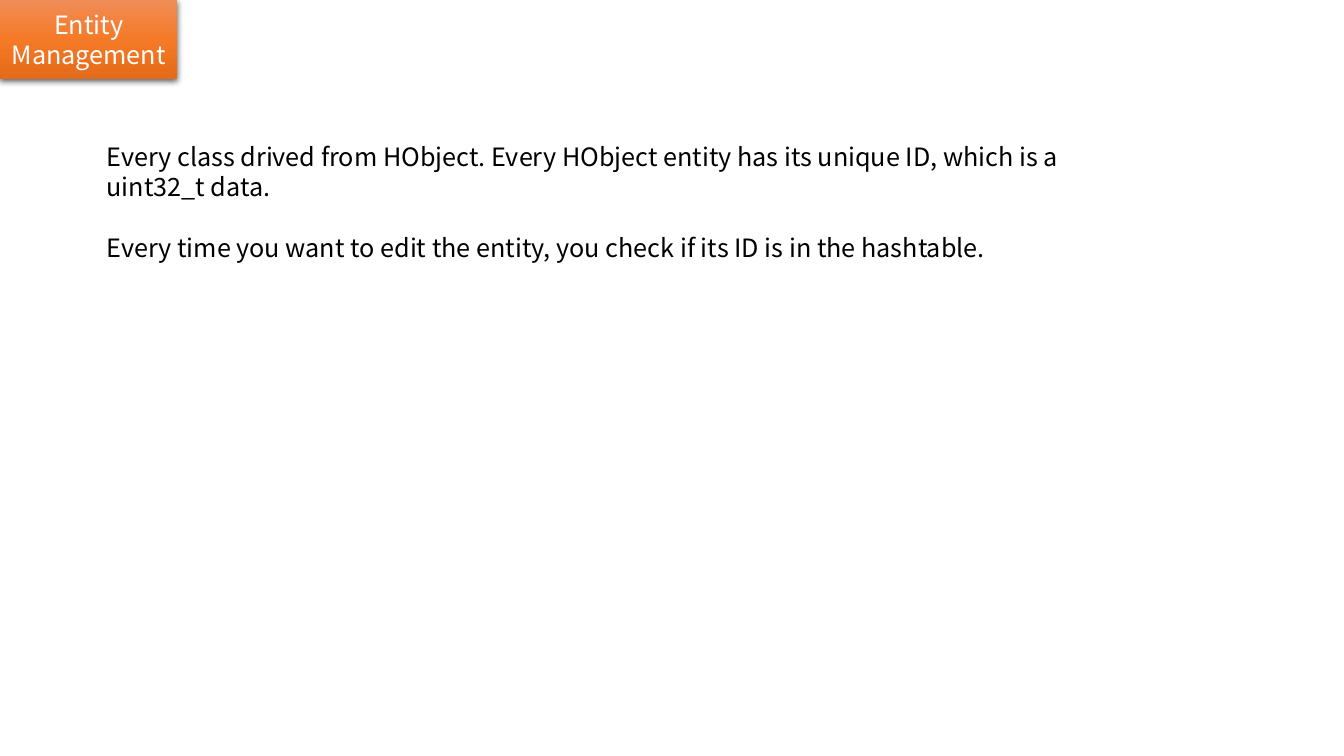
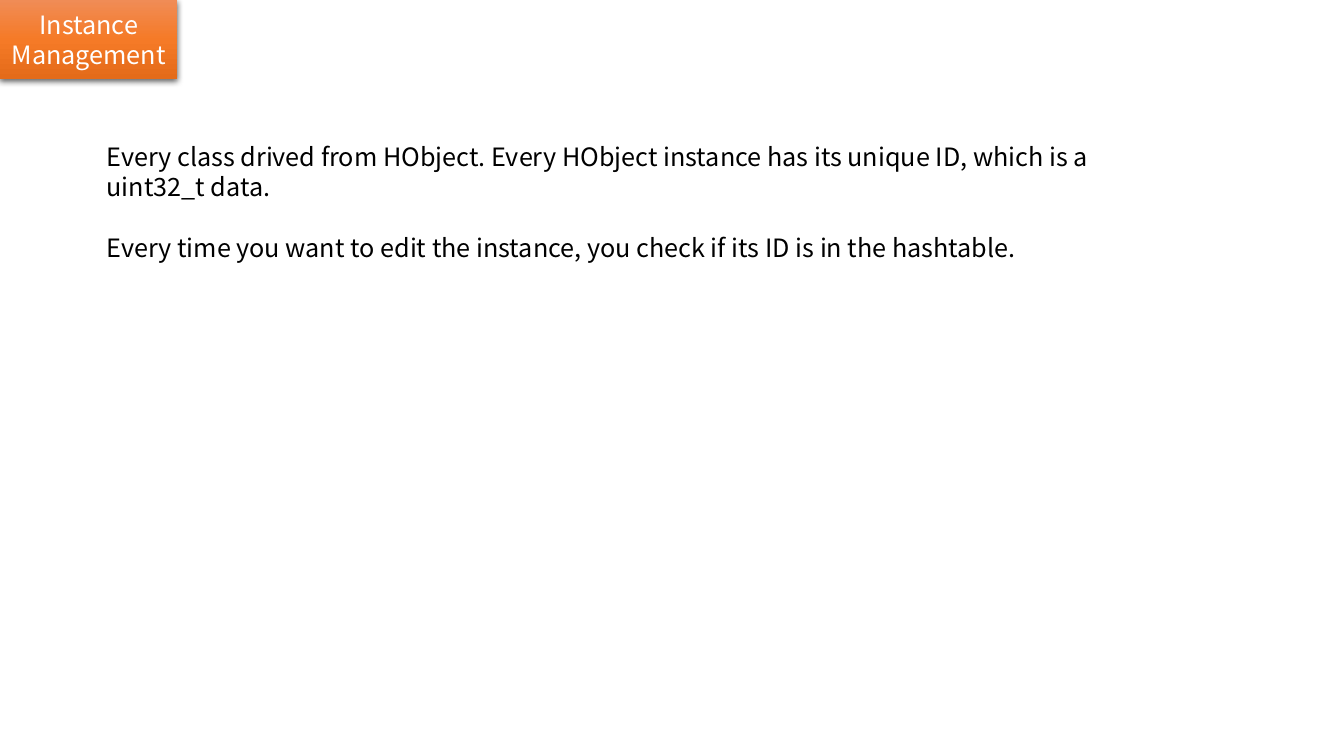
Before and after one commit to huangshansong/Hazel, a slide deck: slide 5 of 架构.pptx. Drawn at 1344x756 pixels with LibreOffice and Linux fonts; fonts in the diff are those of the drawing. Boxes give left, top, right and bottom in pixels: in the first picture for what was removed or moved away, otherwise in the second. Text is boxed around its words. In the diff, an @@ line names an element or a change of style, - is before the commit and + after.

```diff
--- a/架构.pptx
+++ b/架构.pptx
@@ text in rectangle at <box>12,15,166,70</box>: text changed @@
-Entity Management
+Instance Management
@@ text at <box>106,145,1088,263</box>: text changed @@
-Every class drived from HObject. Every HObject entity has its unique ID, which is a uint32_t data.
-Every time you want to edit the entity, you check if its ID is in the hashtable.
+Every class drived from HObject. Every HObject instance has its unique ID, which is a uint32_t data.
+Every time you want to edit the instance, you check if its ID is in the hashtable.
```
Also in this commit, not shown: 56 other files.
